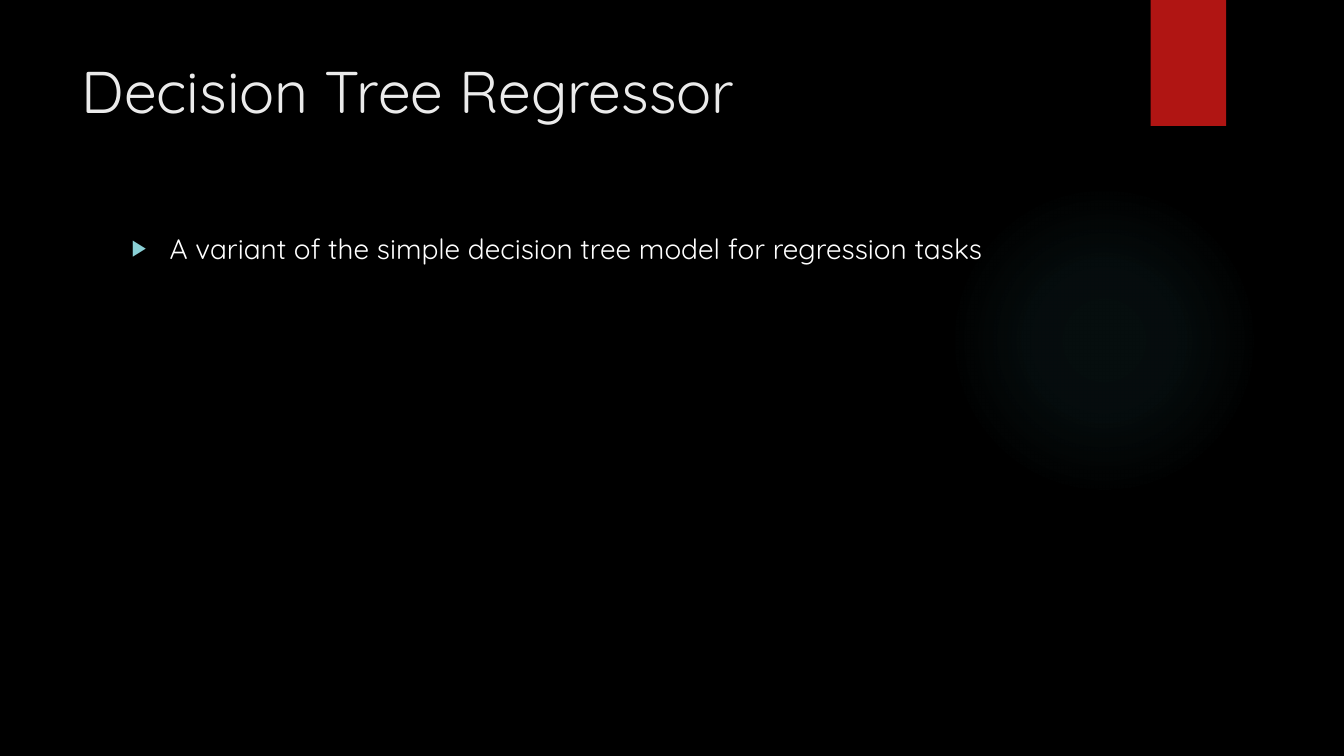
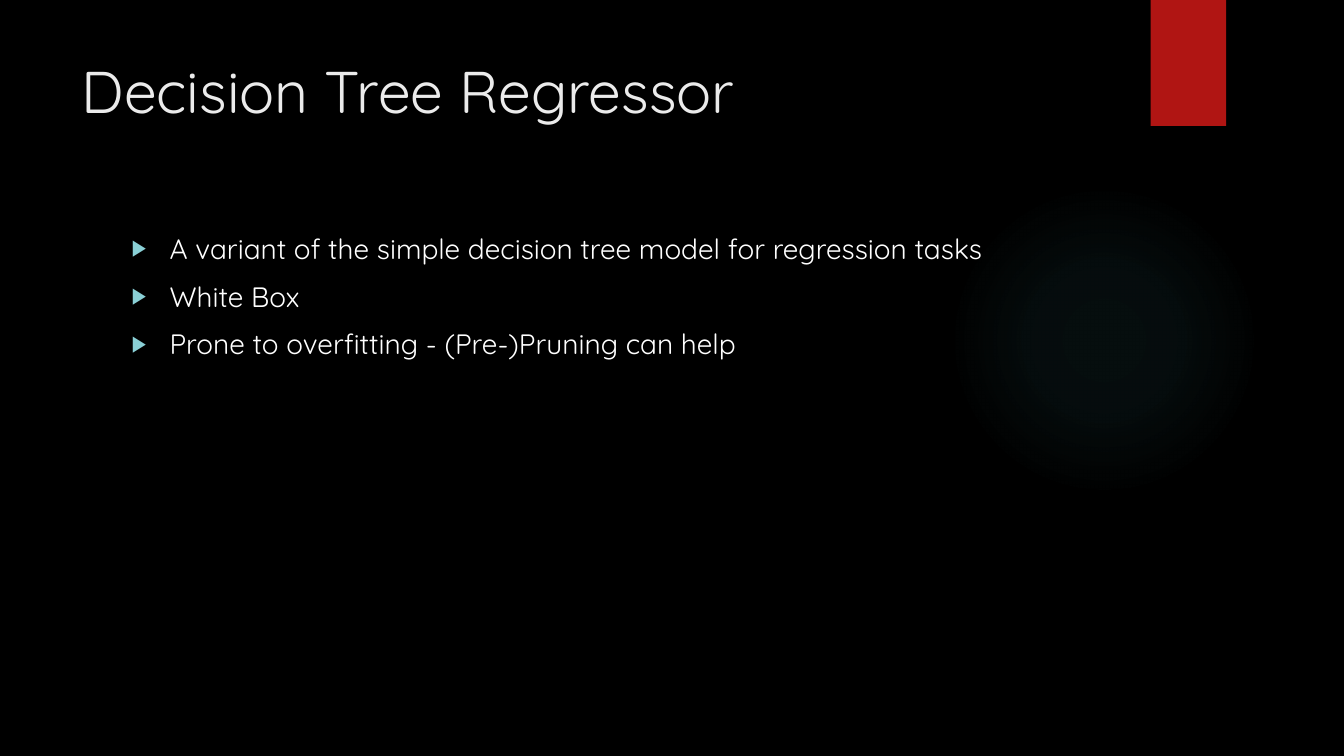
Before and after one commit to amanfc7/Machine-Learaning, a slide deck: slide 4 of ex2/Exercise_2_ppt.pptx. Drawn at 1344x756 pixels with LibreOffice and Linux fonts; fonts in the diff are those of the drawing; background and template pictures are left out. Boxes give left, top, right and bottom in pixels: in the first picture for what was removed or moved away, otherwise in the second. Text is boxed around its words. In the diff, an @@ line names an element or a change of style, - is before the commit and + after.

```diff
--- a/ex2/Exercise_2_ppt.pptx
+++ b/ex2/Exercise_2_ppt.pptx
@@ text at box(170, 286, 736, 360): paragraphs added @@
+▶ White Box
+▶ Prone to overfitting - (Pre-)Pruning can help
```
Also in this commit, not shown: 4 other slides changed, 1 slide added, 6 slides removed.
